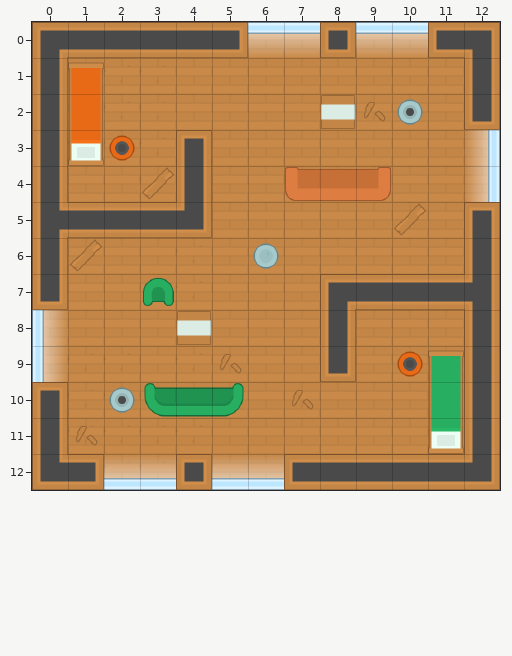
An edit to a level. Tiled map, bot-battles/data/source/house.tmx. Above: the version before the commit.
Cells are 64x64 px. Shown: x 0..12, y 0..12.
Now the later version:
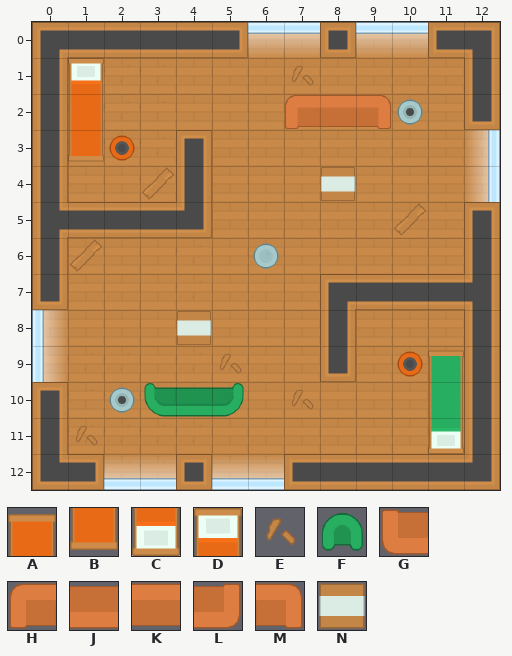
Key: from "map": A 50, B 50 flipped up-down, C 104, D 104 flipped up-down, E 265, F 449 turned 180, G 473, H 473 flipped up-down, J 474, K 474 flipped up-down, L 475, M 475 flipped up-down, N 537.
_ is an empty cell.
Objects are placed by their top-left corner, in cells (3,4 is the top-left corner of cell 3,4); size is 1x1 cell unless given.
Changes in this commit:
Layer "decoration":
Tile E is added in row 1 at x 7.
Tile E is removed in row 2 at x 9.
Layer "collision":
Tile A is removed in row 1 at x 1.
Tile C is removed in row 3 at x 1.
Tile G is removed in row 4 at x 7.
Tile J is removed in row 4 at x 8.
Tile L is removed in row 4 at x 9.
Tile N is removed in row 2 at x 8.
Layer "collision #2":
A new object: D at 1,1.
A new object: M at 9,2.
A new object: K at 8,2.
A new object: H at 7,2.
A new object: B at 1,3.
A new object: N at 8,4.
Object F "chair" at 3,7 is removed.
Boxes around the changes in both pictures, in picture pixels (x1, y1, x2, y2):
changed: (68, 58, 104, 84)
changed: (285, 66, 391, 129)
changed: (68, 140, 104, 166)
changed: (285, 167, 391, 201)
removed: (143, 278, 174, 306)
